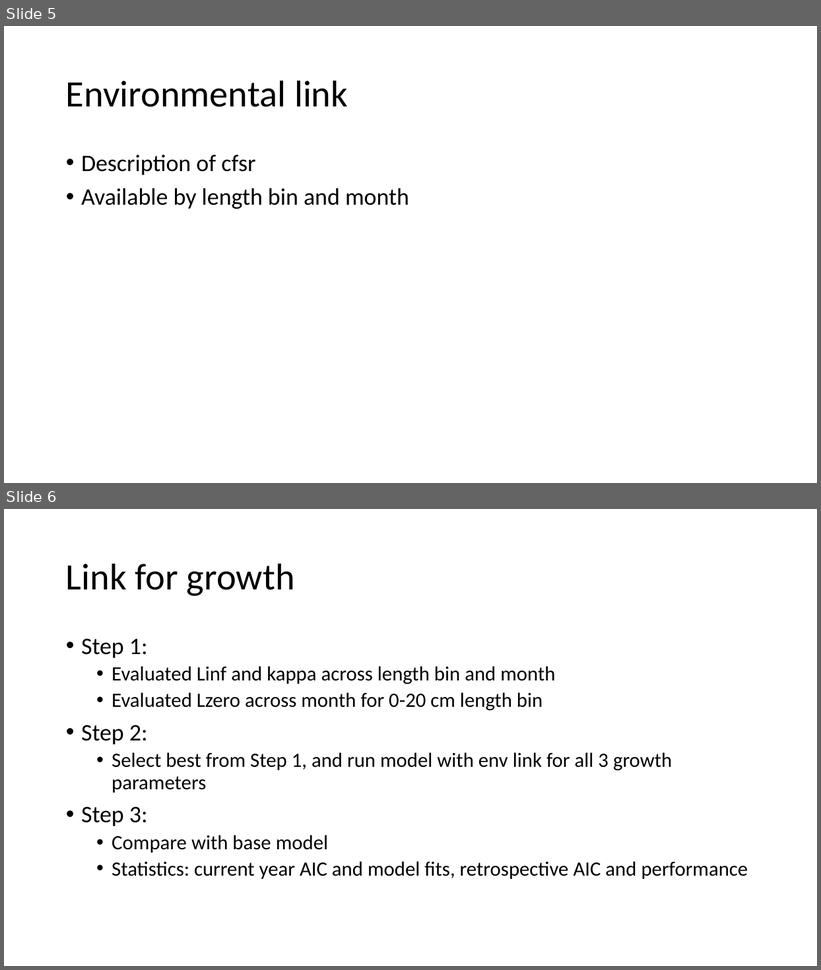
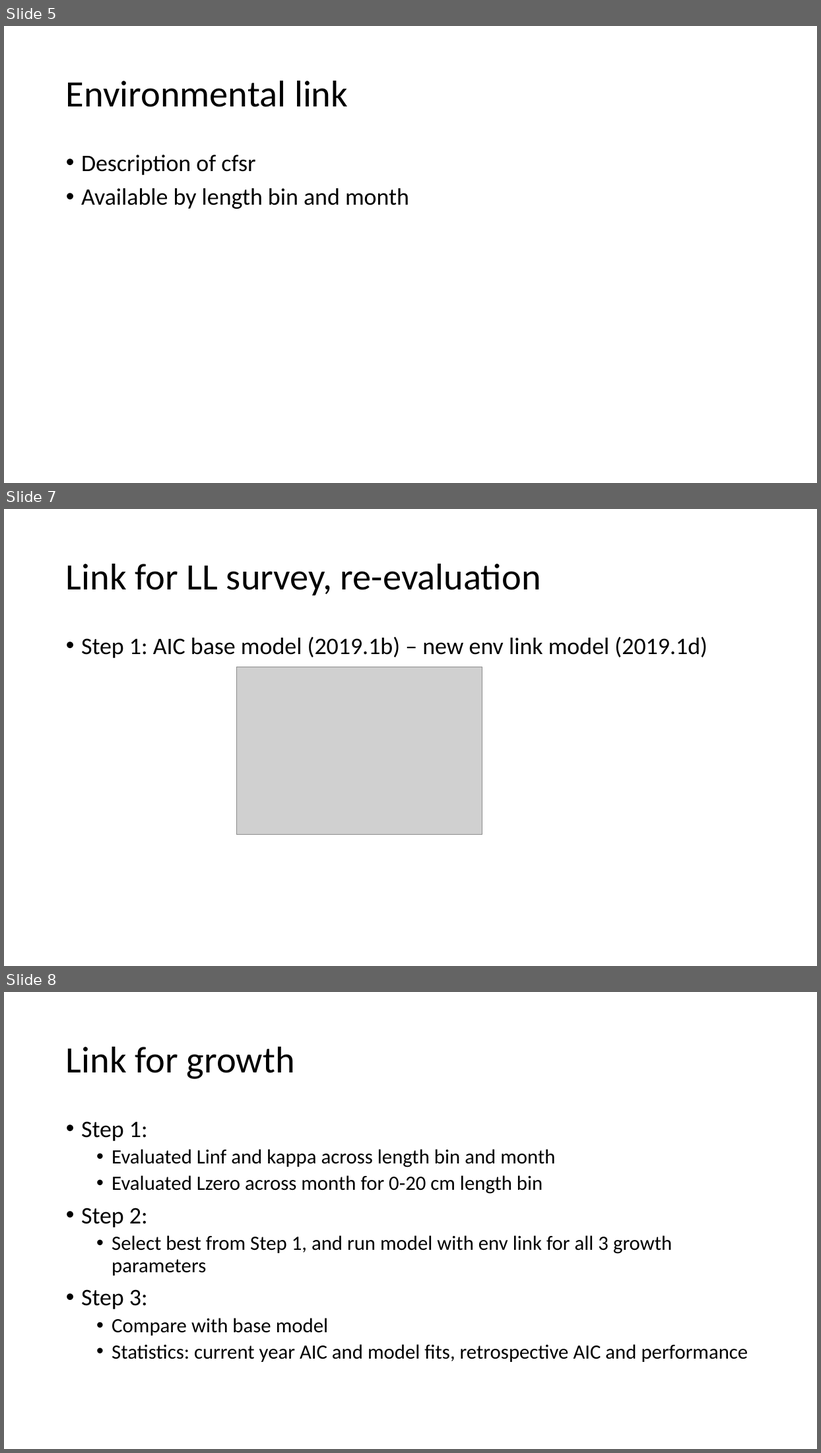
Before and after one commit to pete-hulson/goa_pcod, a slide deck: 2023/presentation/goa_pcod_sept23.pptx. Shown one above the other, each under a label of ours: slides 5 and 6 before the commit, slides 5, 7 and 8 after it; the slides between them are not shown. The pictures are 821x970 and 821x1453 pixels, drawn with LibreOffice and Linux fonts; fonts in the diff are those of the drawing; grey boxes stand for pictures. Boxes give left, top, right and bottom in pixels: in the first picture for what was removed or moved away, otherwise in the second. Text is boxed around its words. In the diff, an @@ line names an element or a change of style, - is before the commit and + after.

Commit message:
work on presentation, add new base model with only llq env link

```diff
--- a/2023/presentation/goa_pcod_sept23.pptx
+++ b/2023/presentation/goa_pcod_sept23.pptx
@@ slide 7 added at [4, 509, 817, 966], background #FFFFFF @@
@@ title added at [66, 563, 541, 595], 44 pt, text #000000 @@
+Link for LL survey, re-evaluation
@@ text added at [81, 637, 708, 658], 28 pt, text #000000 @@
+• Step 1: AIC base model (2019.1b) – new env link model (2019.1d)
@@ picture added at [237, 667, 482, 835] @@
@@ what was slide 6 is now slide 8 @@
```
Also in this commit, not shown: 4 slides changed, 1 other slide added, 10 other files.
